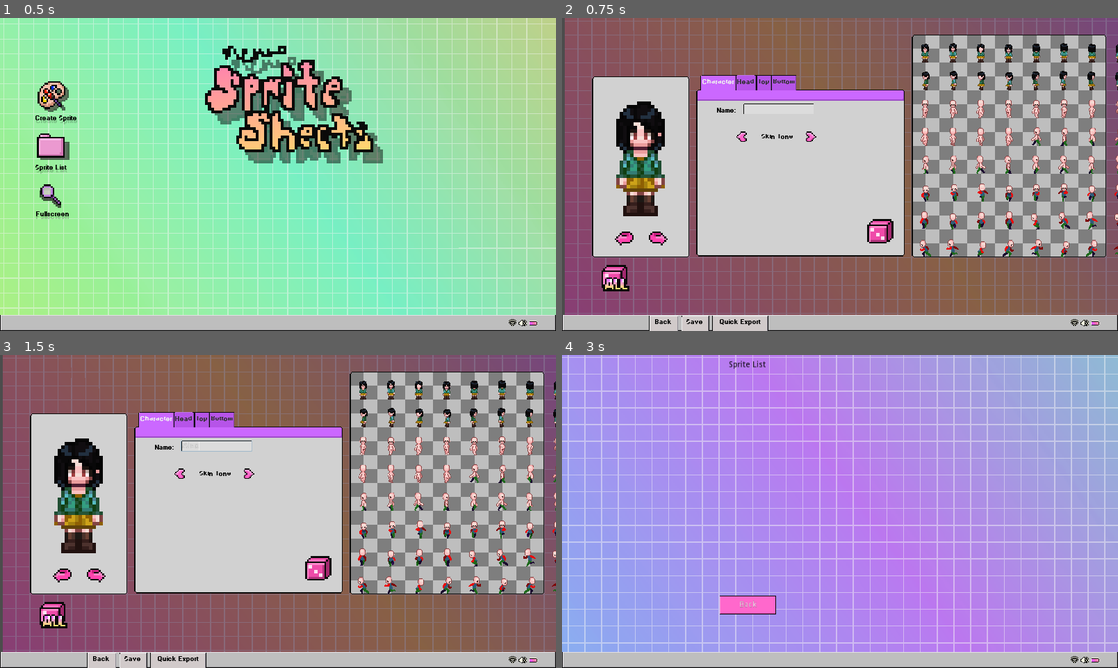
Above: before the commit, frames 1-4 (two rows, left to right).
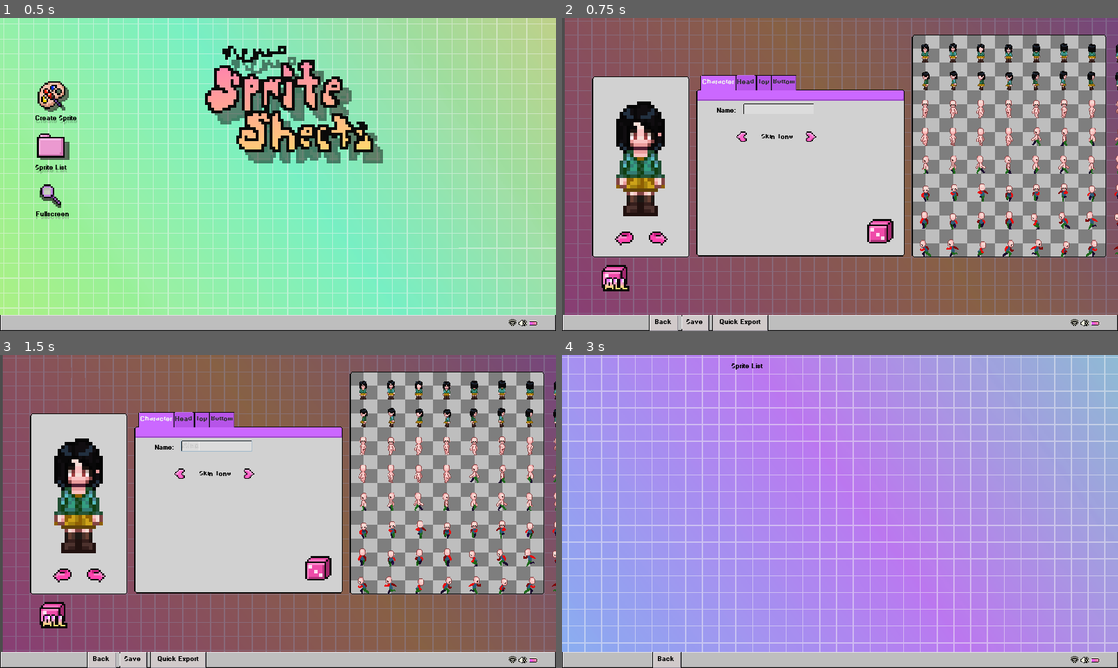
Above: after the commit, the same moments.

Repository: Sleeping-Robot-Games/Sprite-Generator
Game: Godot game, scene res://Scenes/Menu.tscn
Two runs of this game, one before a commit and one after it. Both use one fixed random seed, a clock stepped at 60 frames per second and the inputs below.
Inputs (mouse positions are in pixels of both pictures, inside the frame that each line leads up to):
- Up to frame 1 (0.5 s): no input
- Up to frame 2 (0.75 s): click (612, 96) at 0.5 s
- Up to frame 3 (1.5 s): click (216, 445) at 1.27 s; type "Alex" at 1.35 s
- Up to frame 4 (3 s): click "Back" at 2 s; click (600, 483) at 2.75 s

Frame 1 is identical in both runs. In frame 2, less than 0.1% of the frame differs, in the area x 15-38%, y 94-100%; in frame 3, less than 0.1%; in frame 4, 0.8%, in the area x 16-39%, y 1-100%.

Commit message:
adjust buttons

Diff:
--- a/Scenes/SpriteCreate.tscn
+++ b/Scenes/SpriteCreate.tscn
@@ -338,9 +338,6 @@
 margin_right = -24.4071
 margin_bottom = 18.3912
 text = "Left"
-__meta__ = {
-"_edit_use_anchors_": false
-}
 
 [node name="Right" type="Button" parent="TabContainer/Head/HairALabel"]
 margin_left = 70.0
@@ -916,7 +913,7 @@
 
 [node name="Save" type="Button" parent="."]
 margin_left = 206.0
-margin_top = 513.0
+margin_top = 512.0
 margin_right = 254.0
 margin_bottom = 539.0
 theme = ExtResource( 30 )
@@ -927,7 +924,7 @@
 
 [node name="Export" type="Button" parent="."]
 margin_left = 259.0
-margin_top = 513.0
+margin_top = 512.0
 margin_right = 356.0
 margin_bottom = 539.0
 theme = ExtResource( 30 )
@@ -938,7 +935,7 @@
 
 [node name="Back" type="Button" parent="."]
 margin_left = 150.0
-margin_top = 513.0
+margin_top = 512.0
 margin_right = 201.0
 margin_bottom = 539.0
 theme = ExtResource( 30 )
--- a/Scenes/SpriteList.tscn
+++ b/Scenes/SpriteList.tscn
@@ -1,12 +1,13 @@
-[gd_scene load_steps=8 format=2]
+[gd_scene load_steps=9 format=2]
 
 [ext_resource path="res://Scripts/SpriteList.gd" type="Script" id=1]
 [ext_resource path="res://Assets/Ui/Bg_003.png" type="Texture" id=2]
 [ext_resource path="res://Assets/Ui/taskbar.png" type="Texture" id=3]
-[ext_resource path="res://Assets/Ui/uitheme.tres" type="Theme" id=4]
+[ext_resource path="res://Assets/Ui/font.tres" type="DynamicFont" id=4]
 [ext_resource path="res://Assets/Ui/sound.png" type="Texture" id=5]
 [ext_resource path="res://Assets/Ui/wifi.png" type="Texture" id=6]
 [ext_resource path="res://Assets/Ui/battery.png" type="Texture" id=7]
+[ext_resource path="res://taskbar.tres" type="Theme" id=8]
 
 [node name="SpriteList" type="Node2D"]
 script = ExtResource( 1 )
@@ -28,20 +29,13 @@
 margin_bottom = 300.0
 rect_min_size = Vector2( 500, 300 )
 
-[node name="Button" type="Button" parent="."]
-margin_left = 272.0
-margin_top = 415.0
-margin_right = 370.0
-margin_bottom = 447.0
-theme = ExtResource( 4 )
-text = "Back"
-
 [node name="Label" type="Label" parent="."]
 margin_left = 234.0
 margin_top = 10.0
 margin_right = 406.0
 margin_bottom = 37.0
 custom_colors/font_color = Color( 0, 0, 0, 1 )
+custom_fonts/font = ExtResource( 4 )
 text = "Sprite List"
 align = 1
 
@@ -57,6 +51,17 @@
 patch_margin_right = 3
 patch_margin_bottom = 3
 
+[node name="Button" type="Button" parent="Label"]
+margin_left = -78.0
+margin_top = 502.0
+margin_right = -28.0
+margin_bottom = 529.0
+theme = ExtResource( 8 )
+custom_colors/font_color_hover_pressed = Color( 0, 0, 0, 1 )
+custom_colors/font_color = Color( 0, 0, 0, 1 )
+custom_fonts/font = ExtResource( 4 )
+text = "Back"
+
 [node name="battery" type="Sprite" parent="."]
 position = Vector2( 921, 527 )
 texture = ExtResource( 7 )
@@ -70,4 +75,4 @@
 texture = ExtResource( 6 )
 
 [connection signal="visibility_changed" from="." to="." method="_on_SpriteList_visibility_changed"]
-[connection signal="button_up" from="Button" to="." method="_on_Button_button_up"]
+[connection signal="button_up" from="Label/Button" to="." method="_on_Button_button_up"]
